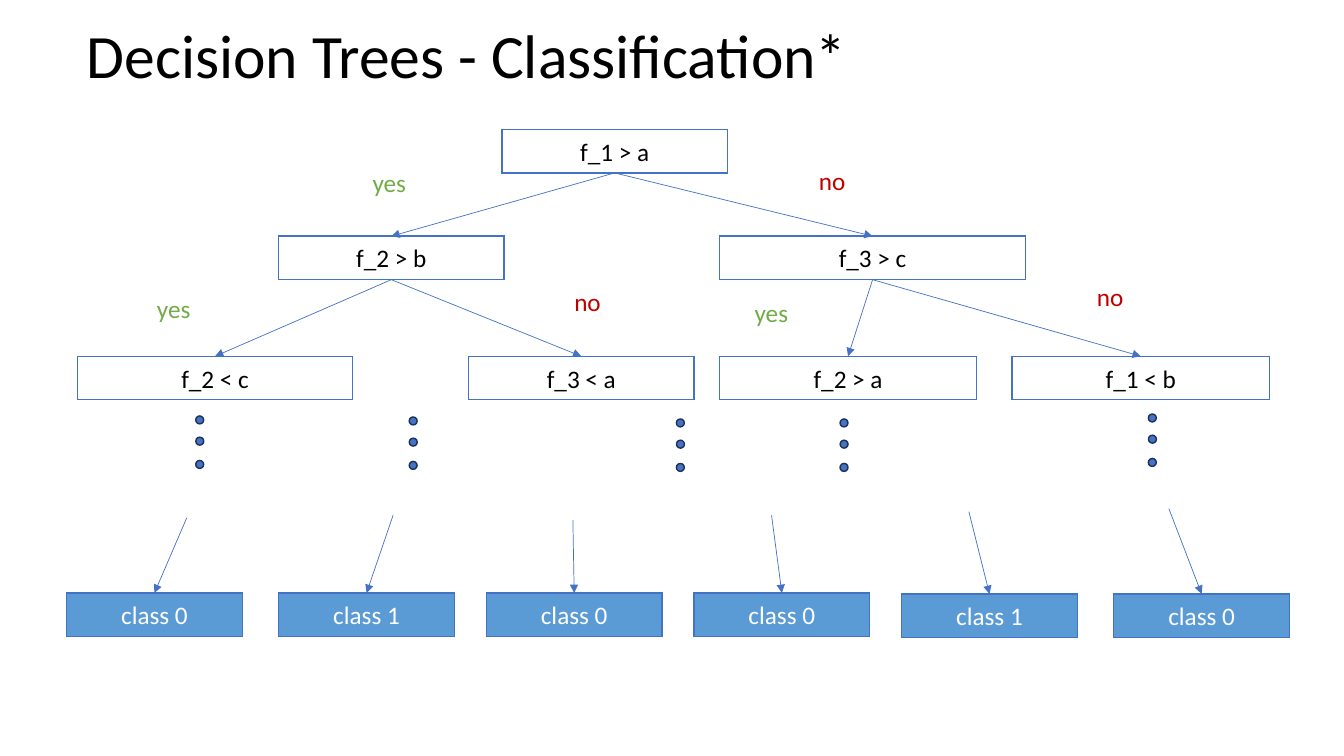
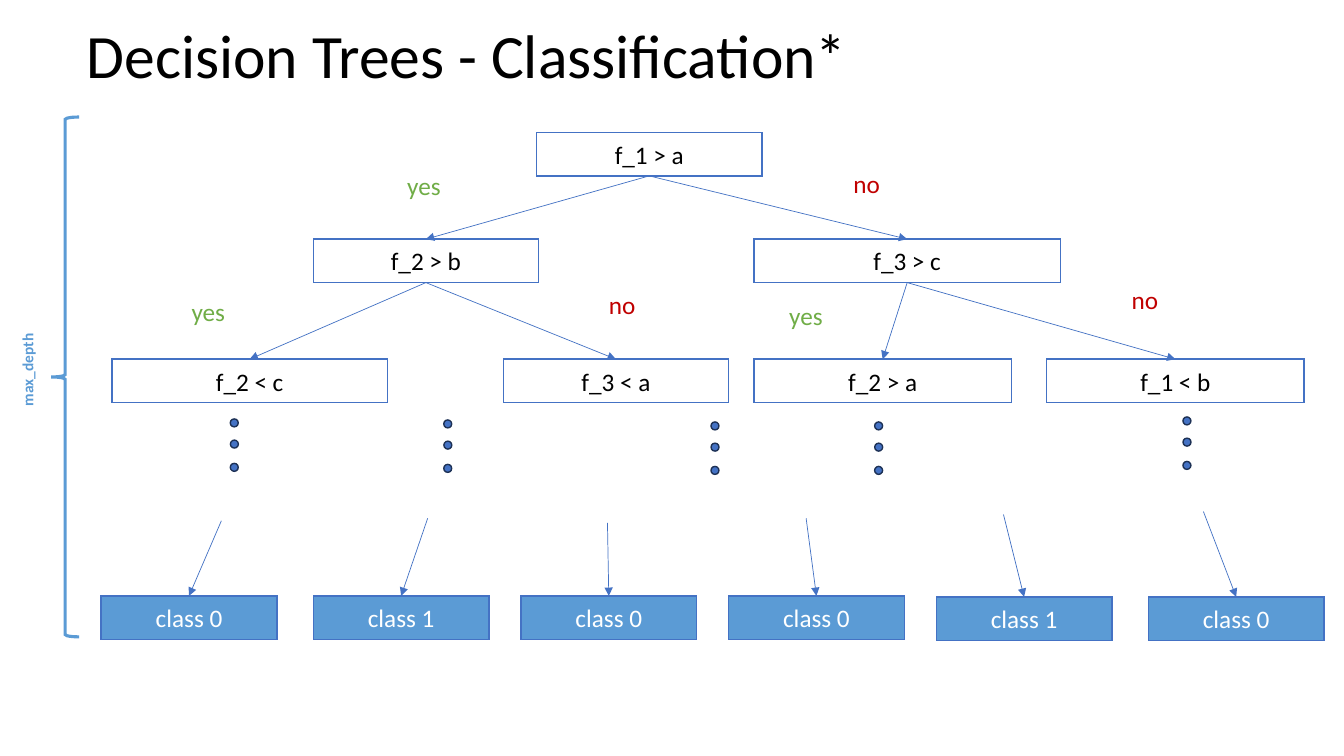
Before and after one commit to fsb-edu/ML4Food, a slide deck: slide 24 of images/Graphics of ML4Food.pptx. Drawn at 1344x756 pixels with LibreOffice and Linux fonts; fonts in the diff are those of the drawing. Boxes give left, top, right and bottom in pixels: in the first picture for what was removed or moved away, otherwise in the second. Text is boxed around its words. In the diff, an @@ line names an element or a change of style, - is before the commit and + after.

```diff
--- a/images/Graphics of ML4Food.pptx
+++ b/images/Graphics of ML4Food.pptx
@@ right brace added at (x1=51, y1=117, x2=80, y2=637), outline #5B9BD5 2.25 pt @@
@@ text added at (x1=19, y1=342, x2=38, y2=404), 11 pt, text #5B9BD5, bold @@
+max_depth
@@ 15 ellipses, 13 rectangles, 12 arrows, 6 texts moved together from (x1=67, y1=129, x2=1290, y2=637) to (x1=101, y1=132, x2=1324, y2=640) @@
```
Also in this commit, not shown: 3 other slides changed, 11 other files.
